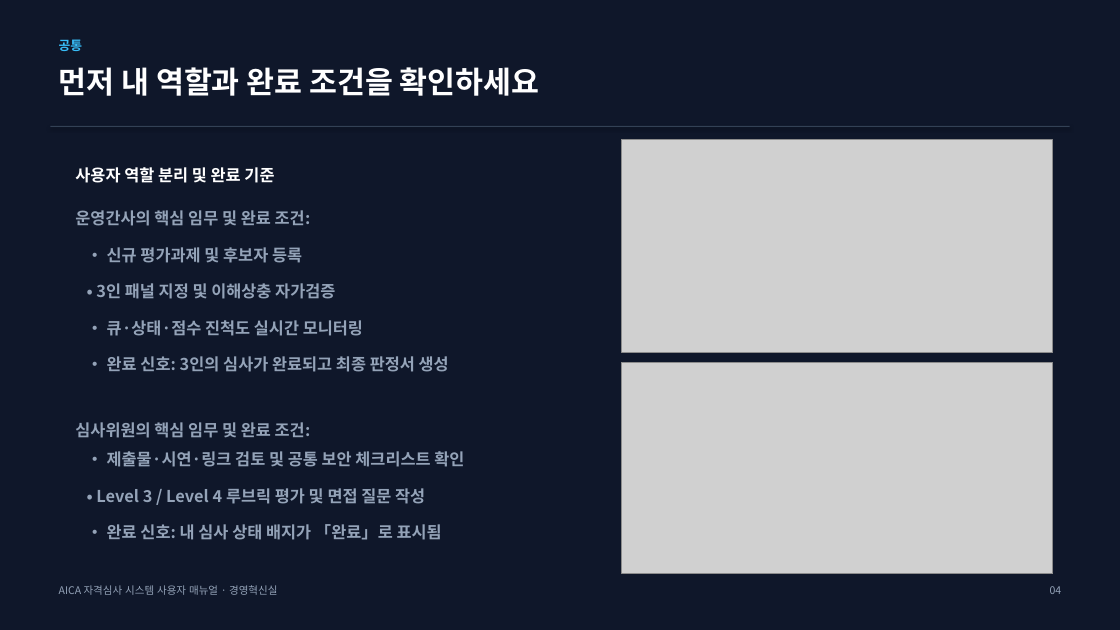
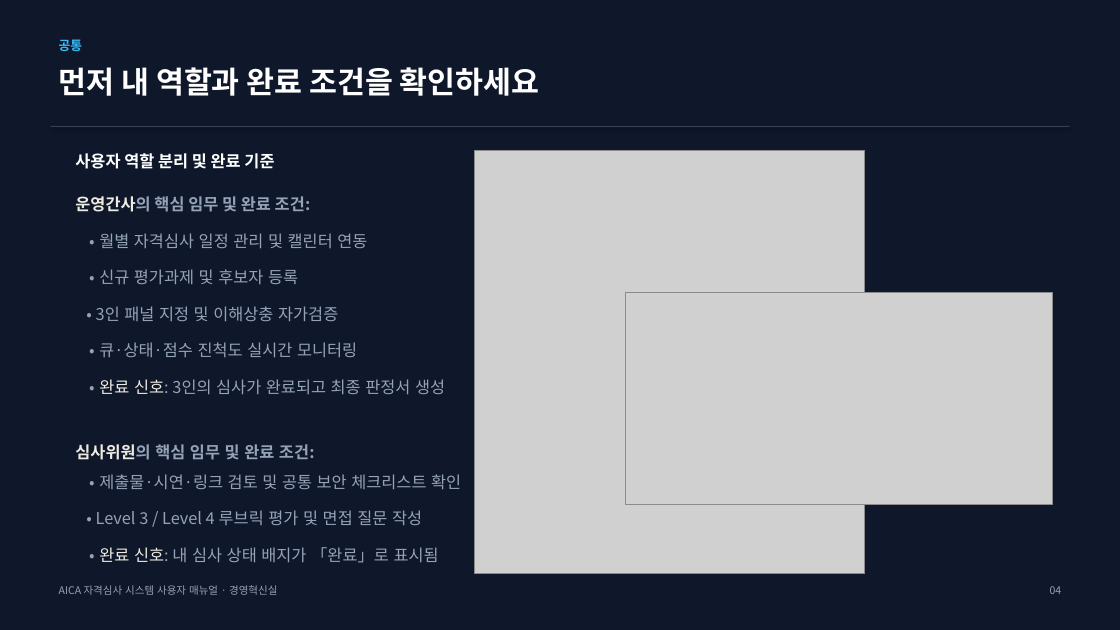
Before and after one commit to teckyun73/AICA_COMPETENCY, a slide deck: slide 4 of AICA_System_User_Manual_dwlee.pptx. Drawn at 1120x630 pixels with LibreOffice and Linux fonts; fonts in the diff are those of the drawing; grey boxes stand for pictures. Boxes give left, top, right and bottom in pixels: in the first picture for what was removed or moved away, otherwise in the second. Text is boxed around its words. In the diff, an @@ line names an element or a change of style, - is before the commit and + after.

```diff
--- a/AICA_System_User_Manual_dwlee.pptx
+++ b/AICA_System_User_Manual_dwlee.pptx
@@ text "사용자 역할 분리 및 완료 ...": place and size @@
-text "사용자 역할 분리 및 완료 ..." at [75, 167, 464, 540]
+text "사용자 역할 분리 및 완료 ..." at [75, 153, 461, 563]
@@ picture: place and size @@
-picture at [622, 140, 1053, 353]
+picture at [475, 150, 865, 575]
@@ text at [75, 196, 461, 563]: text colour #94A3B8 to #EEECE1 in "운영간사의", "완료 신호:", "심사위원의", "완료 신호:"; bold off in "• 신규 평가과제 및 후보자 등록", "• 3인 패널 지정 및 이해상충 자가검증", "• 큐·상태·점수 진척도 실시간 모니터링", "• 완료 신호: 3인의 심사가 완료되고 최종 ..." and 3 more places @@
@@ text at [99, 233, 367, 249]: paragraph added @@
+• 월별 자격심사 일정 관리 및 캘린터 연동
@@ picture: place and size @@
-picture at [622, 363, 1053, 575]
+picture at [626, 292, 1053, 504]
```
Also in this commit, not shown: 14 other slides changed, 3 other files.
